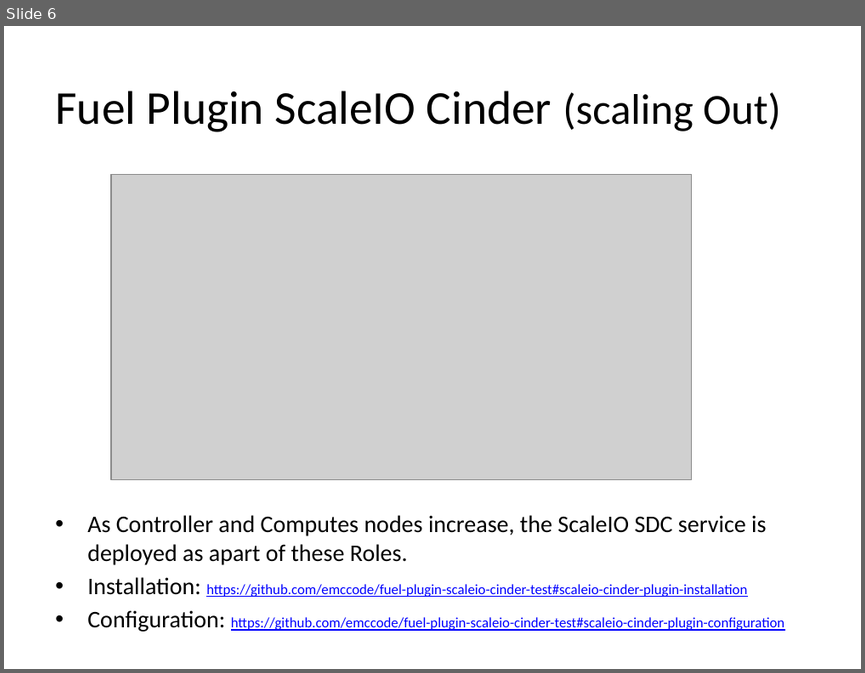
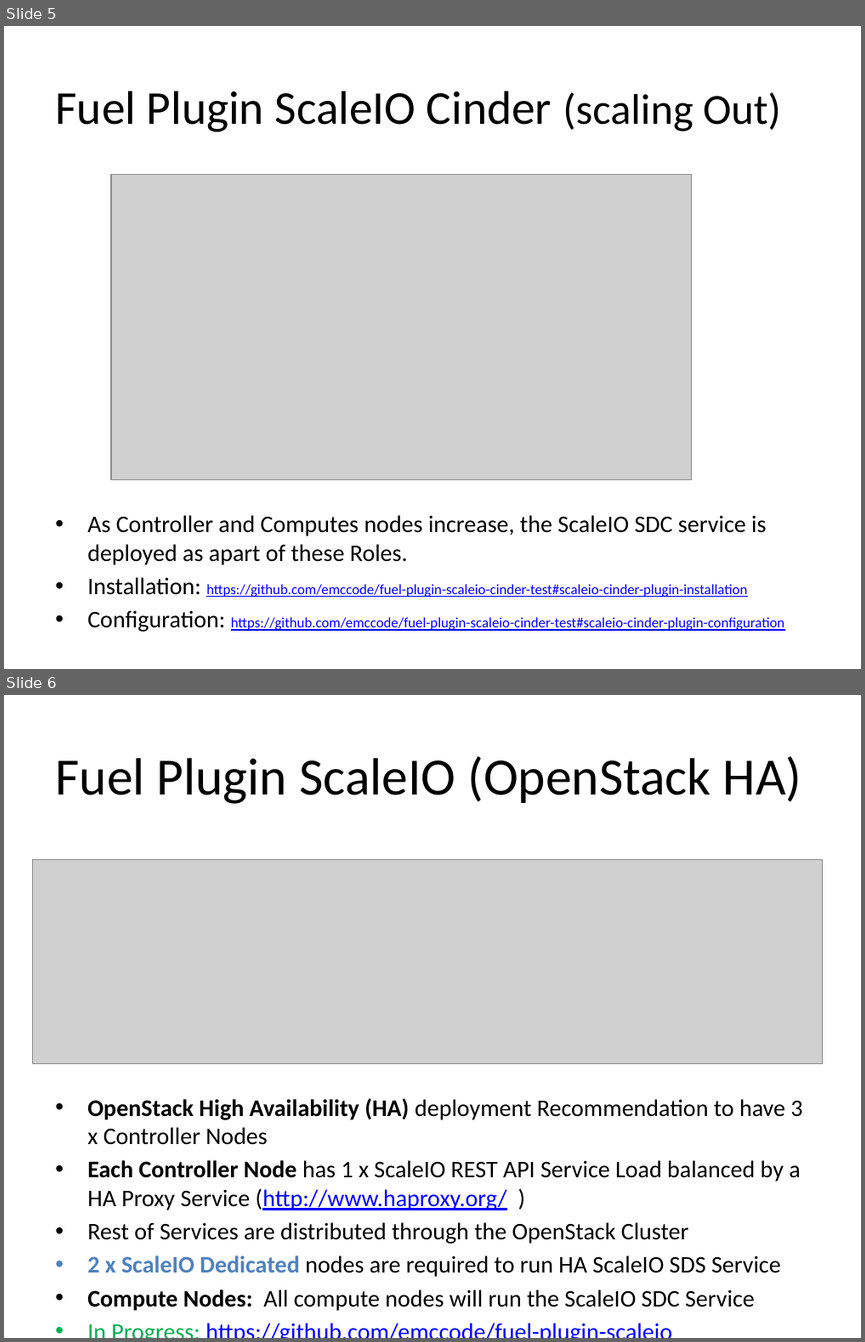
Before and after one commit to msalem2/fuel-plugin-scaleio-1, a slide deck: Documentation/OS-Deployment-with-existing-ScaleIO/Fuel Plugins for ScaleIO.pptx. Shown one above the other, each under a label of ours: slide 6 before the commit, slides 5 and 6 after it. The pictures are 865x673 and 865x1342 pixels, drawn with LibreOffice and Linux fonts; fonts in the diff are those of the drawing; grey boxes stand for pictures. Boxes give left, top, right and bottom in pixels: in the first picture for what was removed or moved away, otherwise in the second. Text is boxed around its words. In the diff, an @@ line names an element or a change of style, - is before the commit and + after.

```diff
--- a/Documentation/OS-Deployment-with-existing-ScaleIO/Fuel Plugins for ScaleIO.pptx
+++ b/Documentation/OS-Deployment-with-existing-ScaleIO/Fuel Plugins for ScaleIO.pptx
@@ slide 6 added at (4, 695, 861, 1338), background #FFFFFF @@
@@ title added at (55, 756, 802, 804), 44 pt, text #000000 @@
+Fuel Plugin ScaleIO (OpenStack HA)
@@ picture added at (32, 860, 823, 1063) @@
@@ text added at (87, 1098, 802, 1310), 20 pt, text #000000 @@
+• OpenStack High Availability (HA) deployment Recommendation to have 3 x Controller Nodes
+• Each Controller Node has 1 x ScaleIO REST API Service Load balanced by a HA Proxy Service (http://www.haproxy.org/ )
+• Rest of Services are distributed through the OpenStack Cluster
+• 2 x ScaleIO Dedicated nodes are required to run HA ScaleIO SDS Service
+• Compute Nodes: All compute nodes will run the ScaleIO SDC Service
+• In Progress: https://github.com/emccode/fuel-plugin-scaleio
@@ what was slide 6 is now slide 5 @@
```
Also in this commit, not shown: 1 slide changed, 1 other slide added, 2 slides removed.
